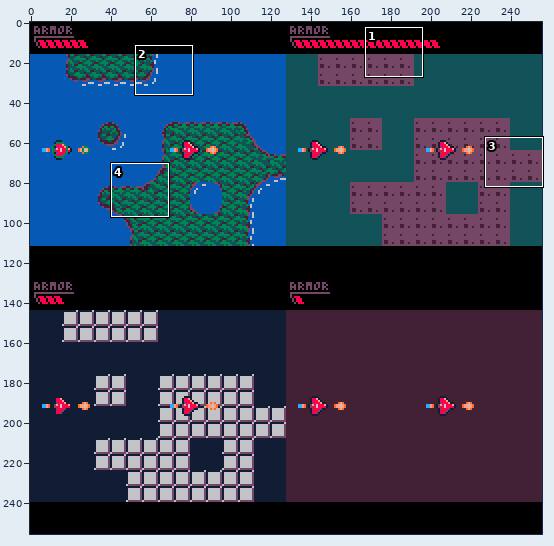
Two states of a pixel-art file, design/design.aseprite. Above: a wide view before the commit, with the close-up outlined.
Close-up. Before the commit:
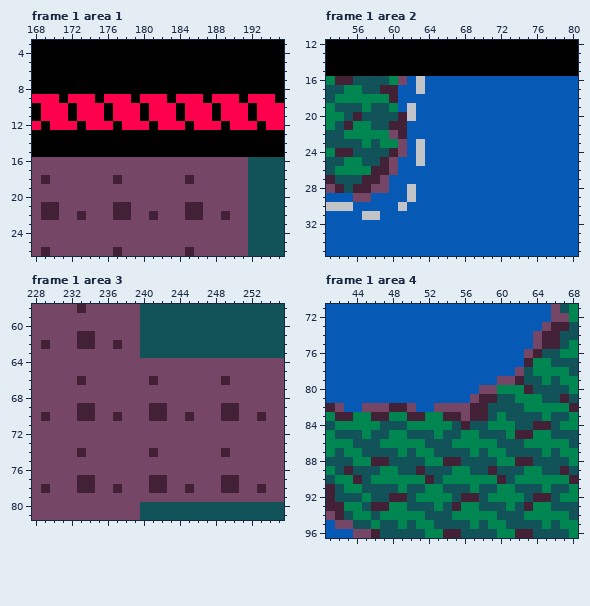
256x256 pixels, 128 frames. Shown: frame 1 area 1: x 168..195, y 3..26; frame 1 area 2: x 53..80, y 12..35; frame 1 area 3: x 228..255, y 58..81; frame 1 area 4: x 41..68, y 71..96. The commit also changed other frames or places, which this record leaves out.
Now the later version:
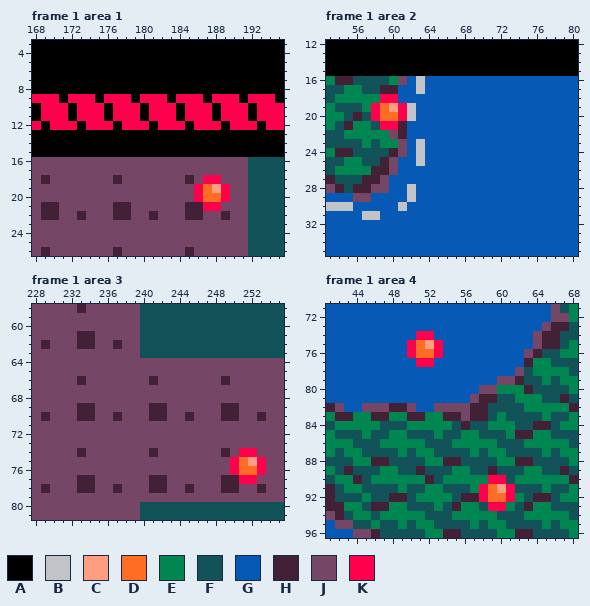
Palette (. is transparent): A #000000  B #c2c3c7  C #ff9d81  D #ff6c24  E #008751  F #125359  G #065ab5  H #422136  J #754665  K #ff004d
The commit says: enemies can shoot bullets
Edits made:
layer "enemy bullets" added
--- frame 1 area 1, layer "enemy bullets"
@@ x 184..191 @@
 17 JJJJJJJJ
-18 JHJJJJJJ
-19 JJJJJJJJ
-20 JJJJJJJJ
-21 JHHJJJJJ
+18 JHJKKJJJ
+19 JJKDCKJJ
+20 JJKDDKJJ
+21 JHHKKJJJ
 22 JHHJJHJJ
--- frame 1 area 2, layer "enemy bullets"
@@ x 56..63 @@
 17 EFFHHGGB
-18 EEEEHGGG
-19 FEFFEGBG
-20 HFFFFHBG
-21 EEFFHHGG
+18 EEEKKGGG
+19 FEKDCKBG
+20 HFKDDKBG
+21 EEFKKHGG
 22 EEEEJHGG
--- frame 1 area 3, layer "enemy bullets"
@@ x 248..255 @@
 73 JJJJJJJJ
-74 JHJJJJJJ
-75 JJJJJJJJ
-76 JJJJJJJJ
-77 JHHJJJJJ
+74 JHJKKJJJ
+75 JJKDCKJJ
+76 JJKDDKJJ
+77 JHHKKJJJ
 78 JHHJJHJJ
--- frame 1 area 4, layer "enemy bullets"
@@ x 48..55 @@
 73 GGGGGGGG
-74 GGGGGGGG
-75 GGGGGGGG
-76 GGGGGGGG
-77 GGGGGGGG
+74 GGGKKGGG
+75 GGKDCKGG
+76 GGKDDKGG
+77 GGGKKGGG
 78 GGGGGGGG
@@ x 56..63 @@
 89 EFFHFFFE
-90 EEEEHFEE
-91 FEFFEEFF
-92 HHFEEEEF
-93 EEFFFEFH
+90 EEEKKFEE
+91 FEKDCKFF
+92 HHKDDKEF
+93 EEFKKEFH
 94 EEEEFFFE
Pixel boxes of the changes (left, top, right, bottom) in both close-ups:
changed: (194, 175, 230, 211)
changed: (371, 94, 407, 130)
changed: (230, 448, 266, 484)
changed: (407, 331, 443, 367)
changed: (479, 475, 515, 511)
